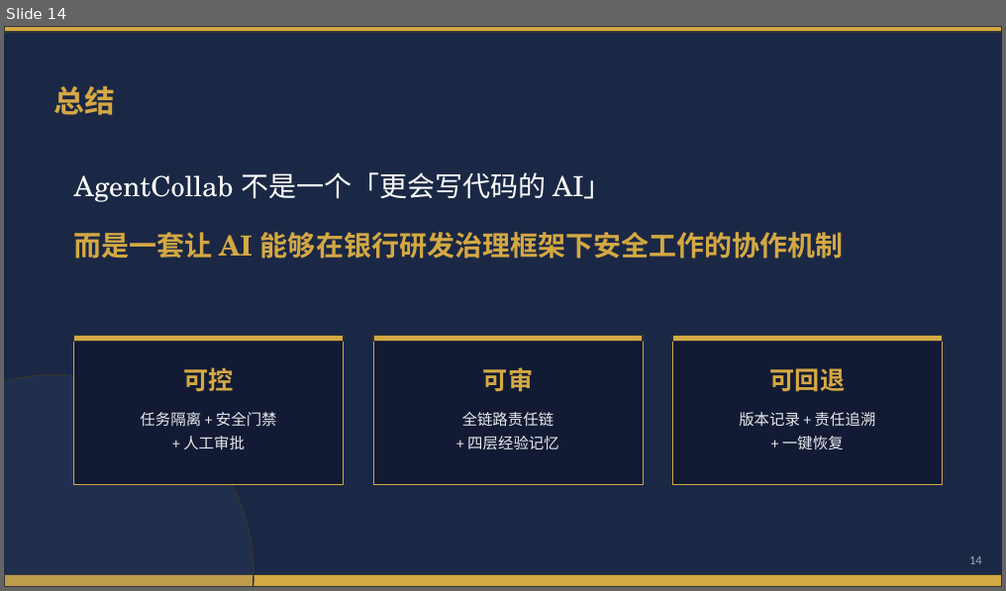
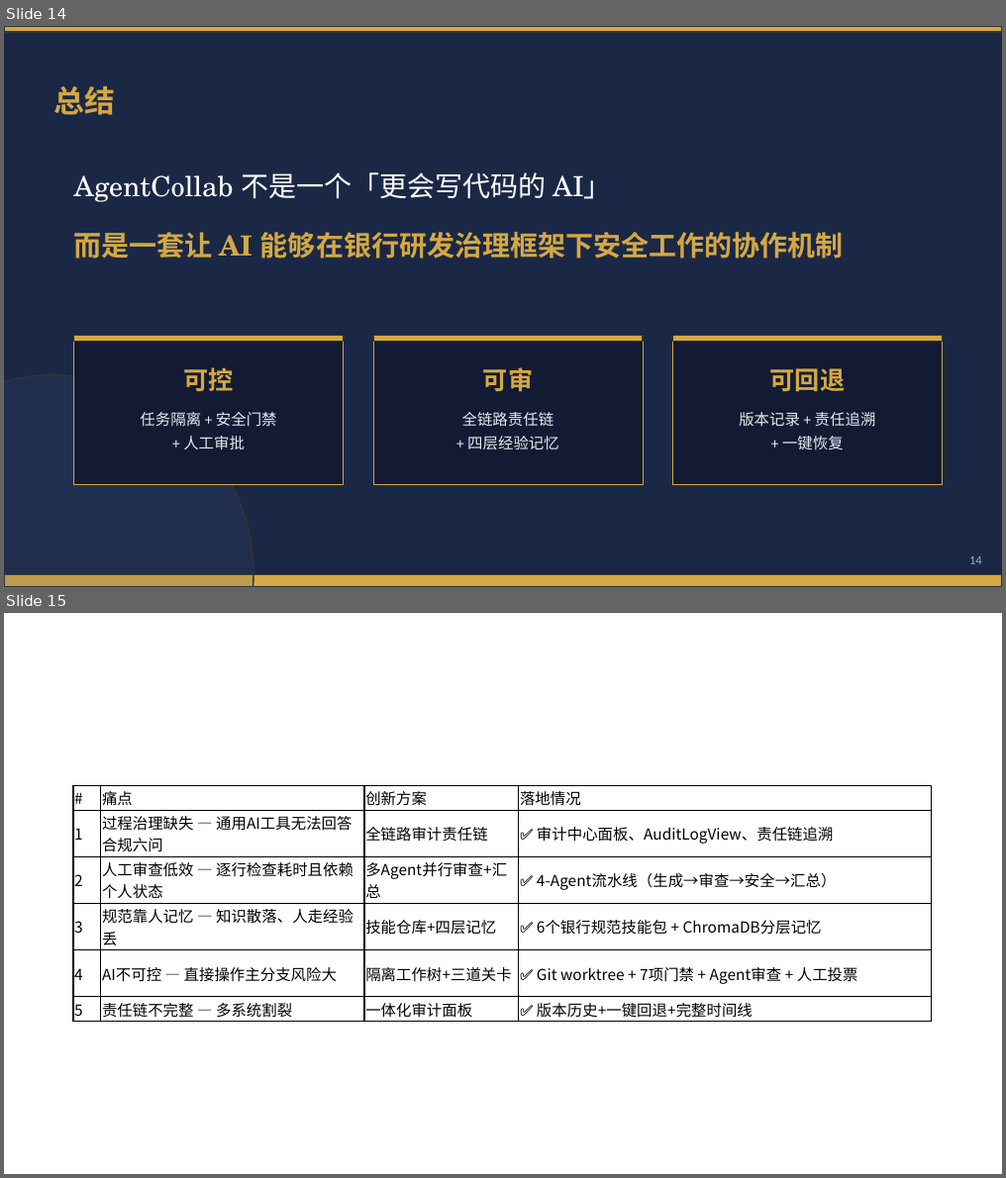
Before and after one commit to shiloha-z/demo, a slide deck: AgentCollab答辩.pptx. Shown one above the other, each under a label of ours: slide 14 before the commit, slides 14 and 15 after it. The pictures are 1006x591 and 1006x1178 pixels, drawn with LibreOffice and Linux fonts; fonts in the diff are those of the drawing. Boxes give left, top, right and bottom in pixels: in the first picture for what was removed or moved away, otherwise in the second. Text is boxed around its words. In the diff, an @@ line names an element or a change of style, - is before the commit and + after.

```diff
--- a/AgentCollab答辩.pptx
+++ b/AgentCollab答辩.pptx
@@ slide 15 added at [4, 613, 1002, 1174], background #FFFFFF @@
@@ table added at [73, 785, 932, 1022], 6 rows, 4 columns @@
+# | 痛点 | 创新方案 | 落地情况
+1 | 过程治理缺失 — 通用AI工具无法回答合规六问 | 全链路审计责任链 | ✅ 审计中心面板、AuditLogView、责任链追溯
+2 | 人工审查低效 — 逐行检查耗时且依赖个人状态 | 多Agent并行审查+汇总 | ✅ 4-Agent流水线（生成→审查→安全→汇总）
+3 | 规范靠人记忆 — 知识散落、人走经验丢 | 技能仓库+四层记忆 | ✅ 6个银行规范技能包 + ChromaDB分层记忆
+4 | AI不可控 — 直接操作主分支风险大 | 隔离工作树+三道关卡 | ✅ Git worktree + 7项门禁 + Agent审查 + 人工投票
+5 | 责任链不完整 — 多系统割裂 | 一体化审计面板 | ✅ 版本历史+一键回退+完整时间线
```
Also in this commit, not shown: 1 slide changed, 28 other files.
